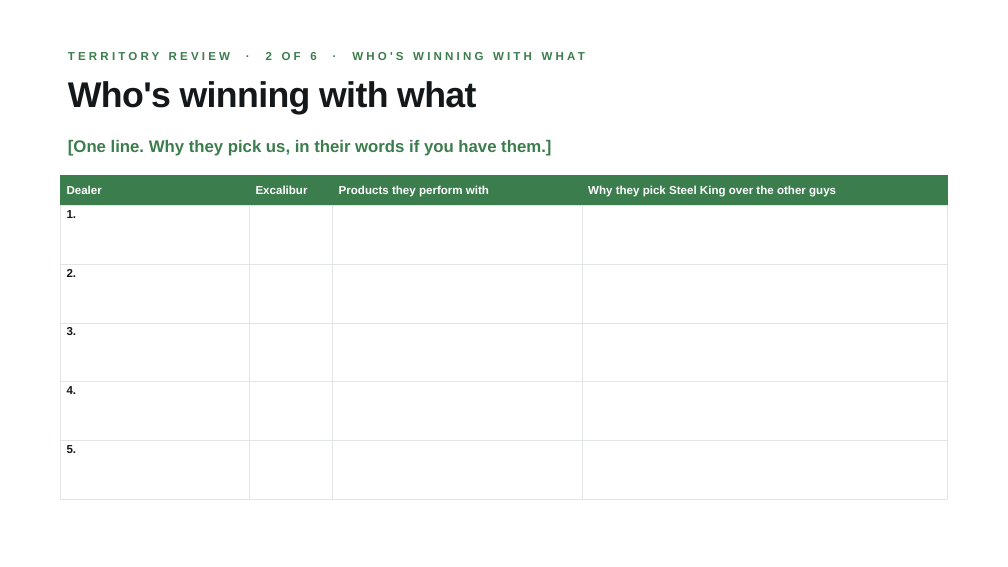
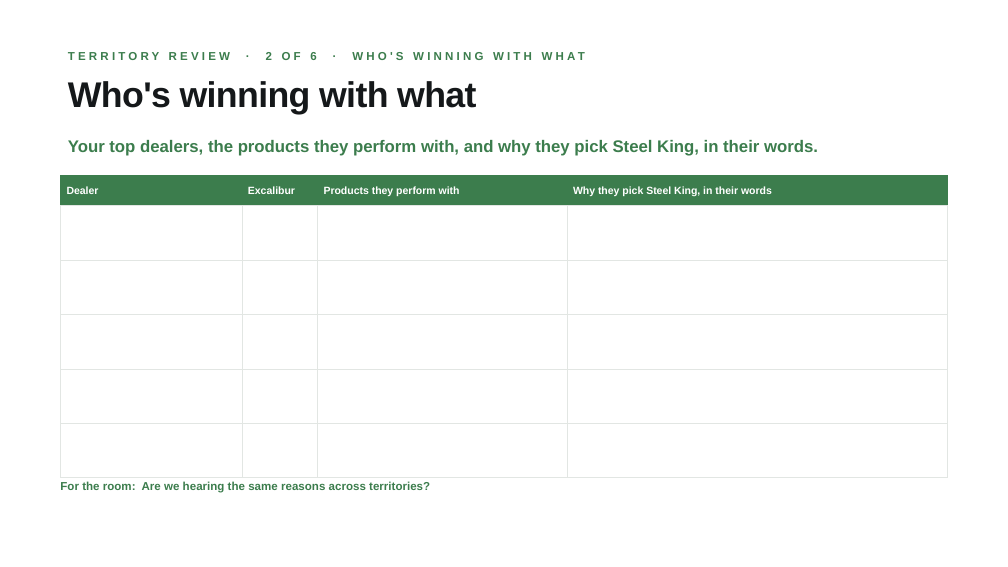
Before and after one commit to guralsnj/git_test, a slide deck: slide 3 of decks/territory-review/Territory Presentation - RSM.pptx. Drawn at 1008x567 pixels with LibreOffice and Linux fonts; fonts in the diff are those of the drawing; background and template pictures are left out. Boxes give left, top, right and bottom in pixels: in the first picture for what was removed or moved away, otherwise in the second. Text is boxed around its words. In the diff, an @@ line names an element or a change of style, - is before the commit and + after.

```diff
--- a/decks/territory-review/Territory Presentation - RSM.pptx
+++ b/decks/territory-review/Territory Presentation - RSM.pptx
@@ text at <box>68,140,818,156</box>: text changed @@
-[One line. Why they pick us, in their words if you have them.]
+Your top dealers, the products they perform with, and why they pick Steel King, in their words.
@@ table at <box>60,175,948,478</box> @@
-row 1, column 4: Why they pick Steel King over the other guys
+row 1, column 4: Why they pick Steel King, in their words
-row 2, column 1: 1.
+row 2, column 1: 
-row 3, column 1: 2.
+row 3, column 1: 
-row 4, column 1: 3.
+row 4, column 1: 
-row 5, column 1: 4.
+row 5, column 1: 
-row 6, column 1: 5.
+row 6, column 1: 
@@ size 11 to 10 pt in "Dealer", "Excalibur", "Products they perform with" @@
@@ text added at <box>60,481,430,493</box>, 11 pt, text #3C7D4D, bold @@
+For the room: Are we hearing the same reasons across territories?
```
Also in this commit, not shown: 5 other slides changed, 3 other files.
